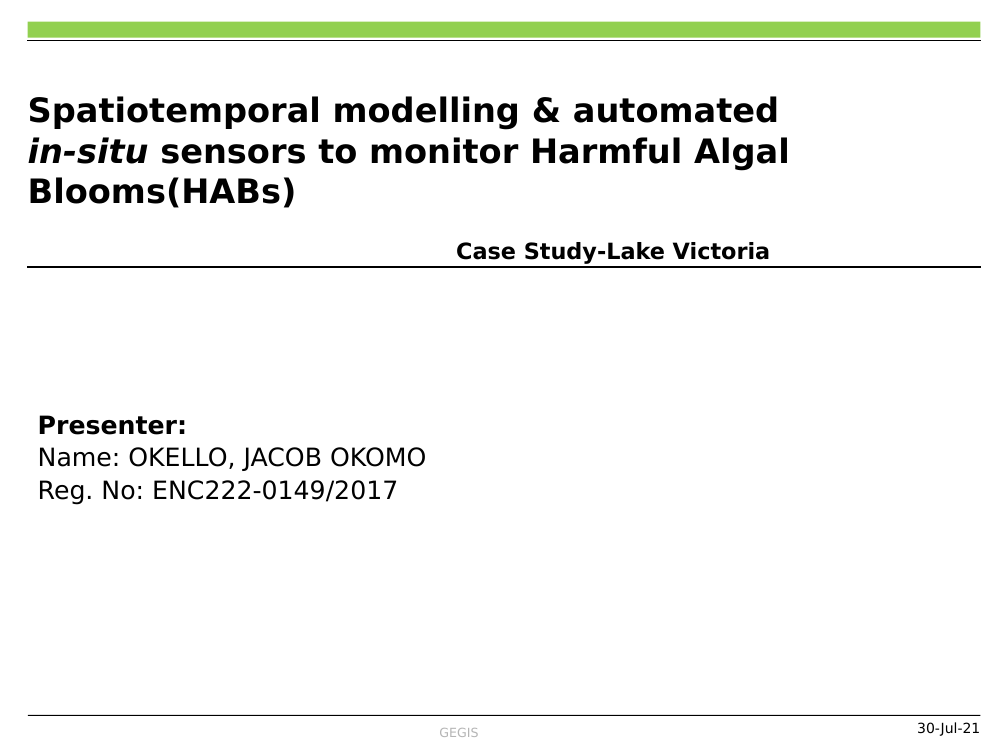
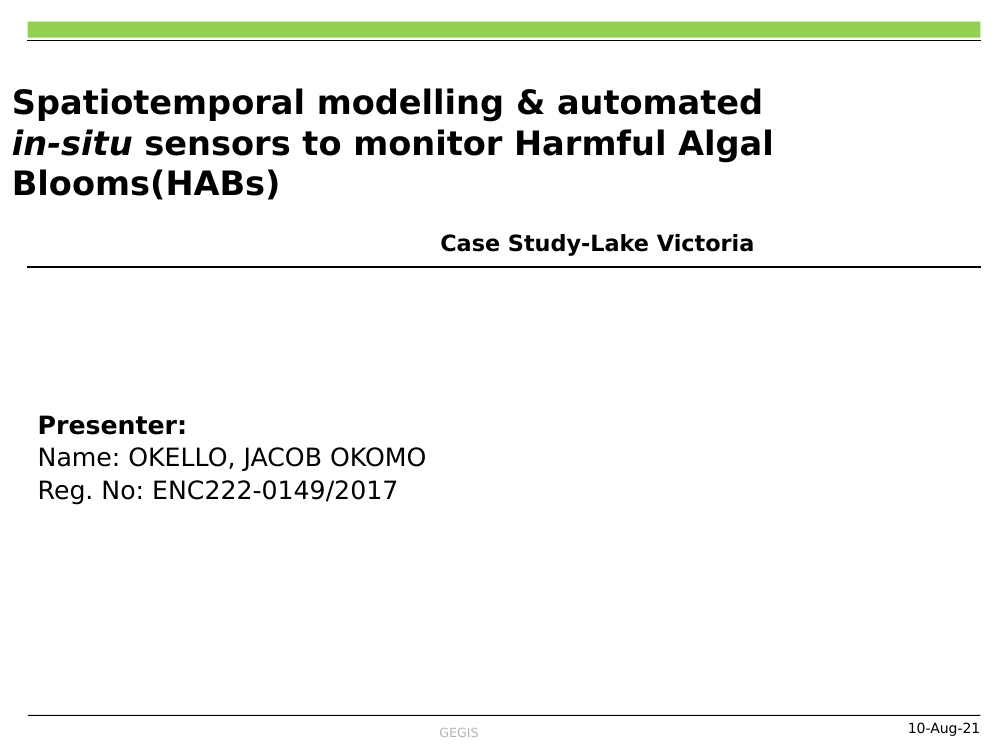
Before and after one commit to OkomoJacob/FinalYearProject, a slide deck: slide 1 of Dr. E Nduati, Superviser/Submissions/ENC222-0149_2017_OKOMO_JACOB_OKELLO_V3.pptx. Drawn at 1008x756 pixels with LibreOffice and Linux fonts; fonts in the diff are those of the drawing; background and template pictures are left out. Boxes give left, top, right and bottom in pixels: in the first picture for what was removed or moved away, otherwise in the second. Text is boxed around its words. In the diff, an @@ line names an element or a change of style, - is before the commit and + after.

```diff
--- a/Dr. E Nduati, Superviser/Submissions/ENC222-0149_2017_OKOMO_JACOB_OKELLO_V3.pptx
+++ b/Dr. E Nduati, Superviser/Submissions/ENC222-0149_2017_OKOMO_JACOB_OKELLO_V3.pptx
@@ title "Spatiotemporal modelling & automated in-situ ..." moved from (x1=28, y1=96, x2=790, y2=264) to (x1=12, y1=88, x2=774, y2=256) @@
@@ text at (x1=908, y1=722, x2=981, y2=736): text changed @@
-30-Jul-21
+10-Aug-21
```
Also in this commit, not shown: 11 other slides changed, 2 slides added, 1 slide removed, 16 other files.
